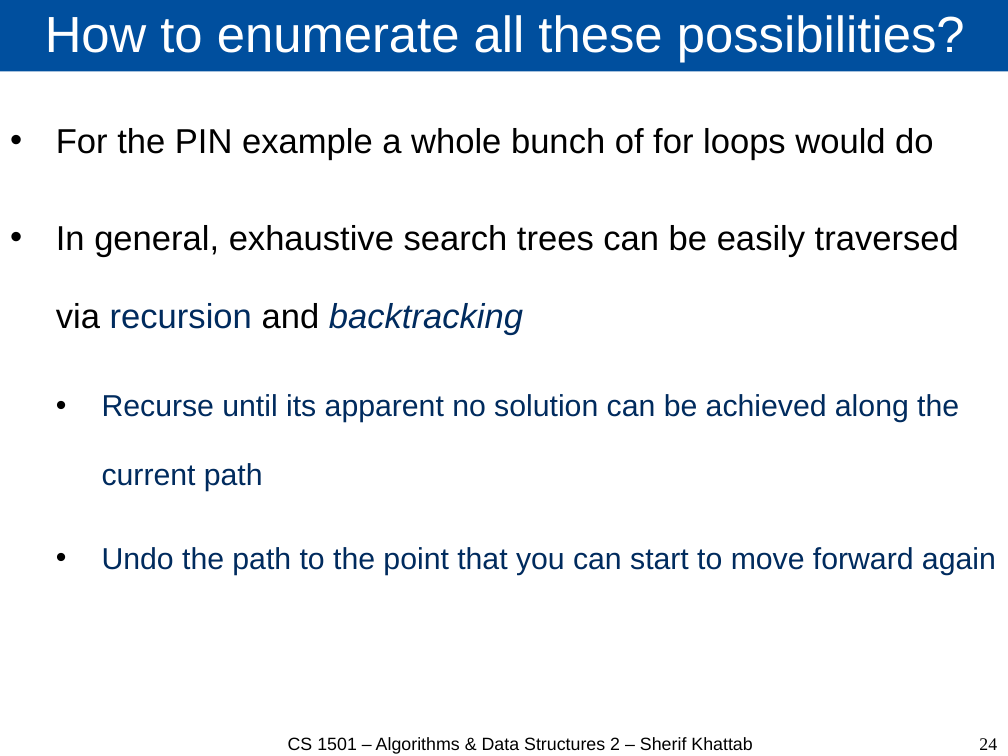
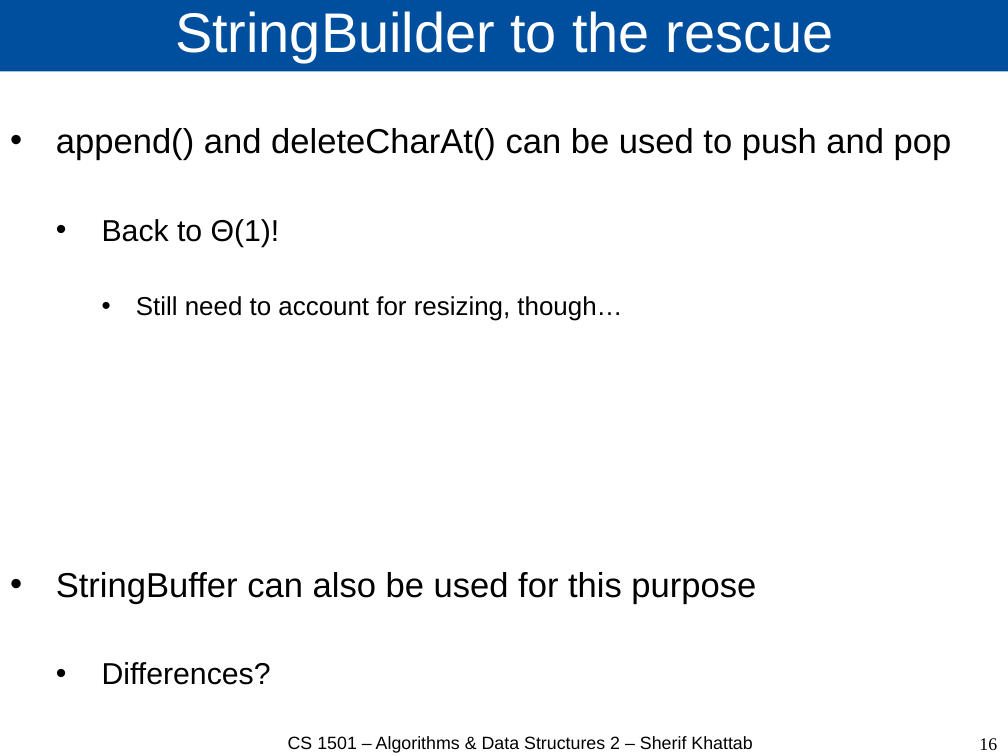
Before and after one commit to cs1501-2224/handouts, a slide deck: slide 16 of DraftSlides/Lecture2.pptx (slide 24 before the commit). Drawn at 1008x756 pixels with LibreOffice and Linux fonts; fonts in the diff are those of the drawing. Boxes give left, top, right and bottom in pixels: in the first picture for what was removed or moved away, otherwise in the second. Text is boxed around its words. In the diff, an @@ line names an element or a change of style, - is before the commit and + after.

Commit message:
Lecture 2

```diff
--- a/DraftSlides/Lecture2.pptx
+++ b/DraftSlides/Lecture2.pptx
@@ title at <box>175,11,833,62</box>: text changed; size 40 to 44 pt @@
-How to enumerate all these possibilities?
+StringBuilder to the rescue
@@ text at <box>56,128,952,685</box>: text changed; text colour #002B5E to #000000 @@
-• For the PIN example a whole bunch of for loops would do
-• In general, exhaustive search trees can be easily traversed via recursion and backtracking
-  • Recurse until its apparent no solution can be achieved along the current path
-  • Undo the path to the point that you can start to move forward again
+• append() and deleteCharAt() can be used to push and pop
+  • Back to Θ(1)!
+    • Still need to account for resizing, though…
+• StringBuffer can also be used for this purpose
+  • Differences?
@@ page number at <box>979,738,997,750</box>: text changed @@
-24
+16
```
Also in this commit, not shown: 7 other slides changed, 6 slides added, 13 slides removed, 2 other files.
